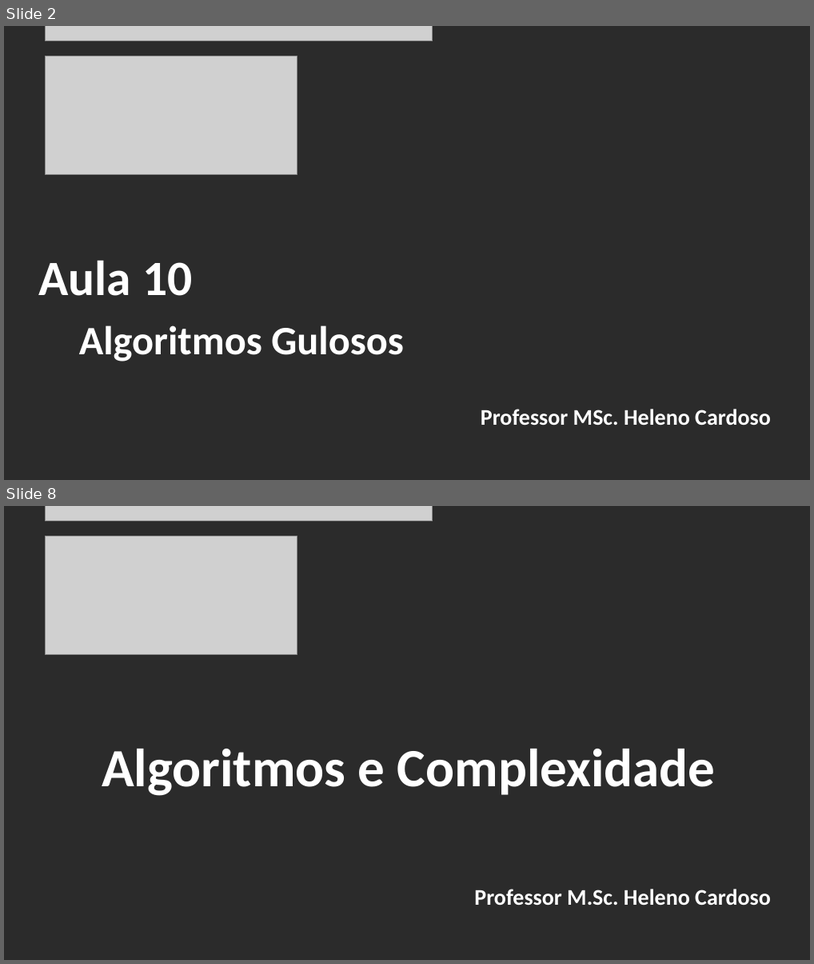
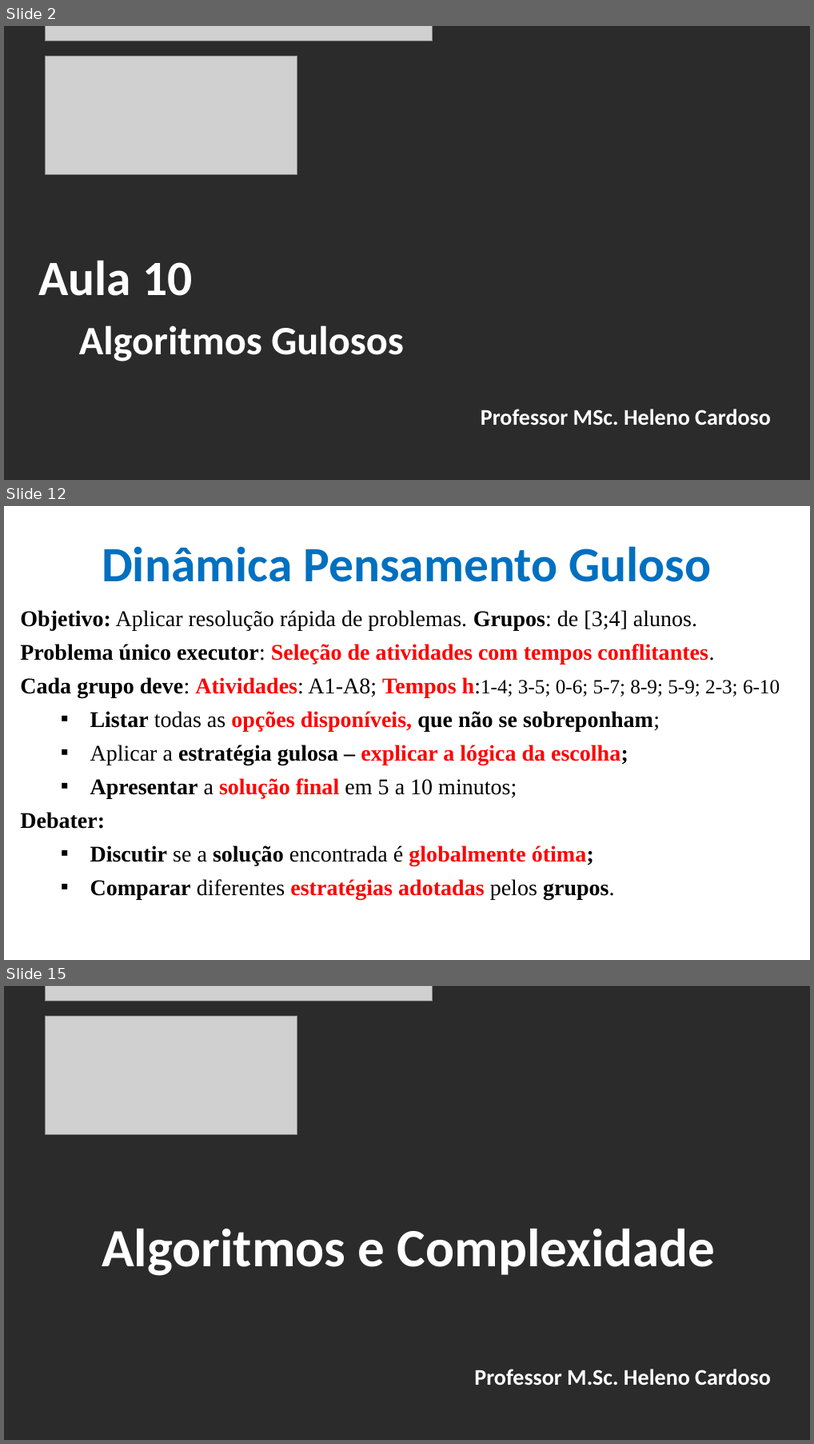
Before and after one commit to CloudEducationBrazil/WydenAlgoritmosEComplexidade, a slide deck: 01 Classes/Aula 10 - Algoritmos e Complexidade - Algoritmos Gulosos.pptx. Shown one above the other, each under a label of ours: slides 2 and 8 before the commit, slides 2, 12 and 15 after it; the slides between them are not shown. The pictures are 814x964 and 814x1444 pixels, drawn with LibreOffice and Linux fonts; fonts in the diff are those of the drawing; grey boxes stand for pictures; background and template pictures are left out; a plain dark background stands for a picture behind light text. Boxes give left, top, right and bottom in pixels: in the first picture for what was removed or moved away, otherwise in the second. Text is boxed around its words. In the diff, an @@ line names an element or a change of style, - is before the commit and + after.

Commit message:
Alg e Compl - Alg Gulosos e Divisão e Conquista 21102025

```diff
--- a/01 Classes/Aula 10 - Algoritmos e Complexidade - Algoritmos Gulosos.pptx
+++ b/01 Classes/Aula 10 - Algoritmos e Complexidade - Algoritmos Gulosos.pptx
@@ slide 12 added at bbox=[4, 506, 810, 960], background picture (left out) @@
@@ title added at bbox=[102, 546, 711, 582], 44 pt, text #0070C0, bold @@
+Dinâmica Pensamento Guloso
@@ text added at bbox=[20, 610, 780, 899], 20 pt, text #000000, bold @@
+Objetivo: Aplicar resolução rápida de problemas. Grupos: de [3;4] alunos.
+Problema único executor: Seleção de atividades com tempos conflitantes.
+Cada grupo deve: Atividades: A1-A8; Tempos h:1-4; 3-5; 0-6; 5-7; 8-9; 5-9; 2-3; 6-10
+  ▪ Listar todas as opções disponíveis, que não se sobreponham;
+  ▪ Aplicar a estratégia gulosa – explicar a lógica da escolha;
+  ▪ Apresentar a solução final em 5 a 10 minutos;
+Debater:
+  ▪ Discutir se a solução encontrada é globalmente ótima;
+  ▪ Comparar diferentes estratégias adotadas pelos grupos.
@@ what was slide 8 is now slide 15 @@
```
Also in this commit, not shown: 4 slides changed, 7 other slides added, 1 slide removed, 21 other files.
